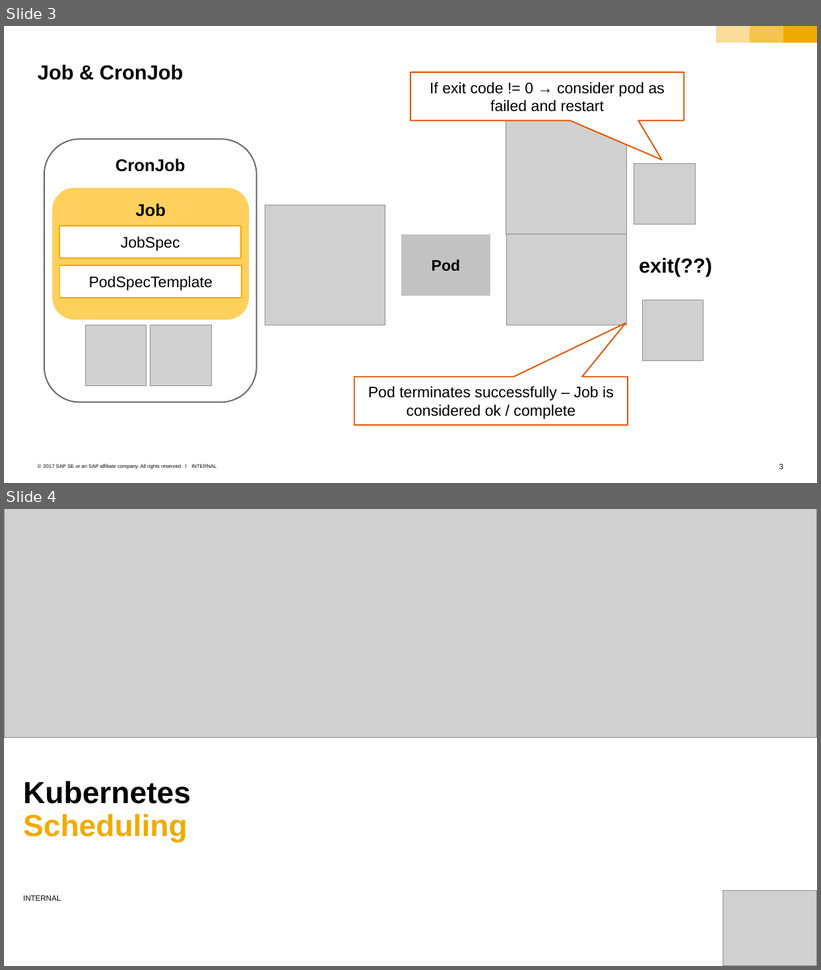
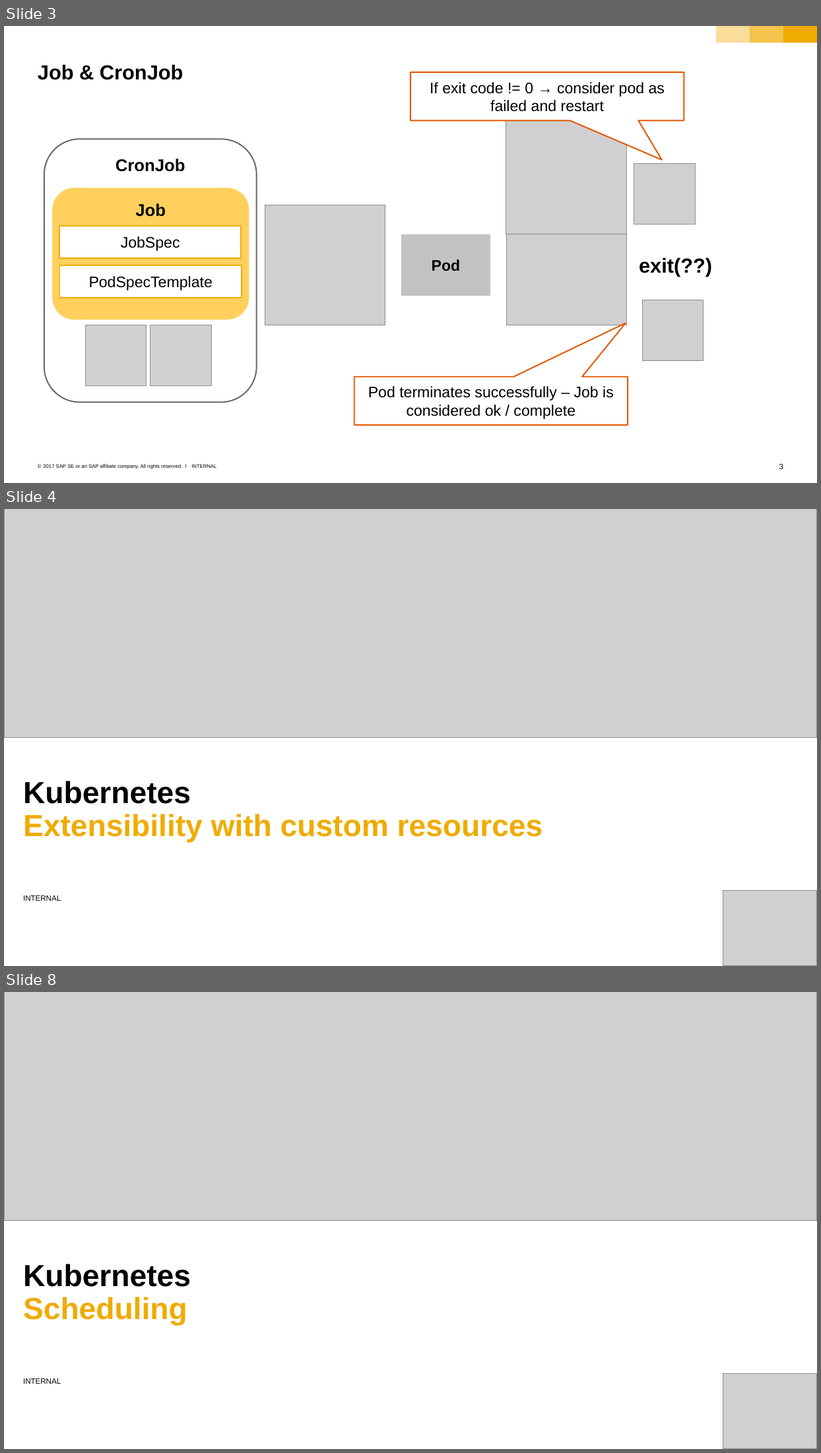
Before and after one commit to cuijiyao01/docker-k8s-training, a slide deck: kubernetes/11_1_administration.pptx. Shown one above the other, each under a label of ours: slides 3 and 4 before the commit, slides 3, 4 and 8 after it; the slides between them are not shown. The pictures are 821x970 and 821x1453 pixels, drawn with LibreOffice and Linux fonts; fonts in the diff are those of the drawing; grey boxes stand for pictures; background and template pictures are left out. Boxes give left, top, right and bottom in pixels: in the first picture for what was removed or moved away, otherwise in the second. Text is boxed around its words. In the diff, an @@ line names an element or a change of style, - is before the commit and + after.

```diff
--- a/kubernetes/11_1_administration.pptx
+++ b/kubernetes/11_1_administration.pptx
@@ slide 4 added at [4,509,817,966], background #FFFFFF; not listed: 1 template element that a slide beside it also shows @@
@@ picture added at [4,509,817,737] @@
@@ text added at [23,781,543,843], 36 pt, text #F0AB00, bold @@
+Kubernetes
+Extensibility with custom resources
@@ picture added at [723,890,817,966] @@
@@ what was slide 4 is now slide 8 @@
```
Also in this commit, not shown: 4 other slides added, 1 other file.
